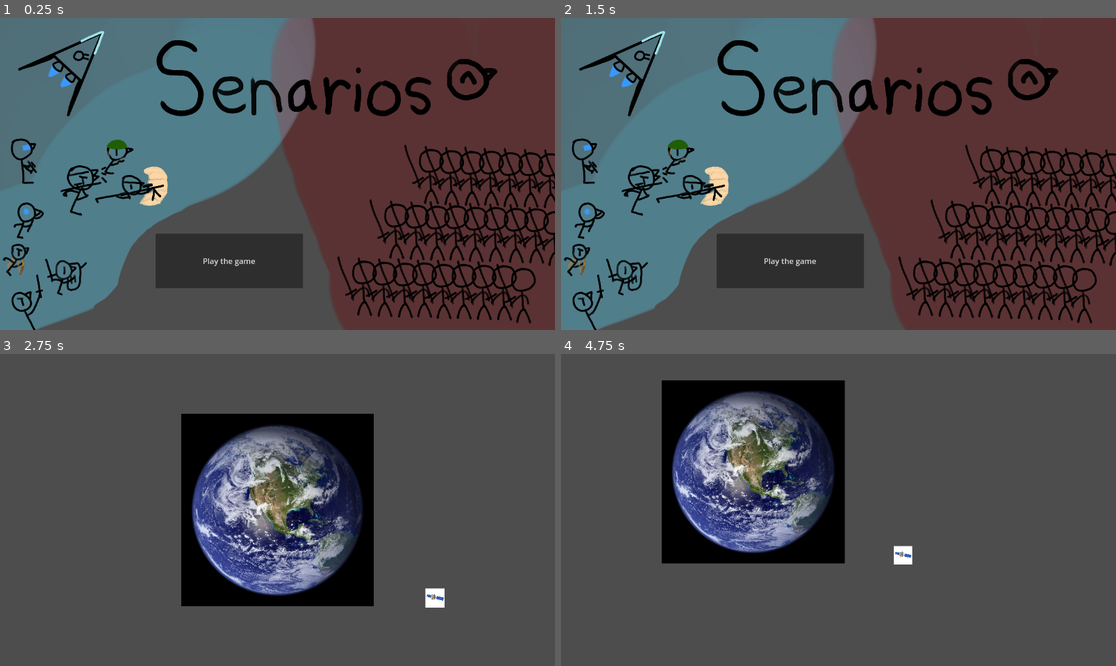
Above: before the commit, frames 1-4 (two rows, left to right).
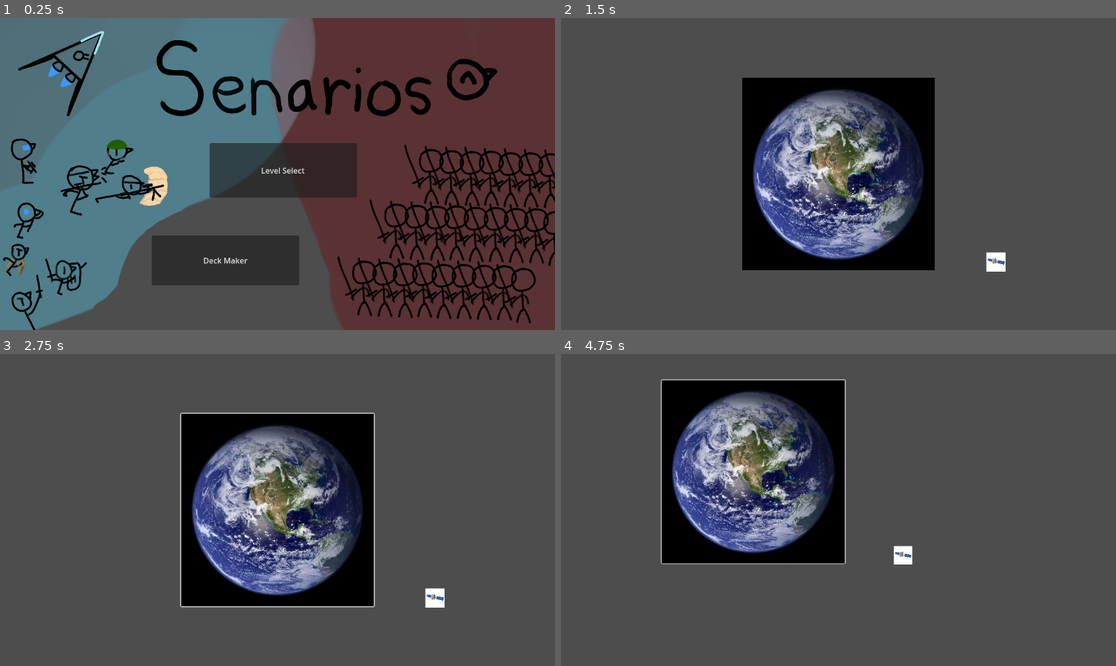
Above: after the commit, the same moments.

Repository: WywySenarios/Senarios
Game: Godot game, scene res://Scenes/main_menu.tscn
Two runs of this game, one before a commit and one after it. Both use one fixed random seed, a clock stepped at 60 frames per second and the inputs below.
Inputs (mouse positions are in pixels of both pictures, inside the frame that each line leads up to):
- Up to frame 1 (0.25 s): no input
- Up to frame 2 (1.5 s): click (844, 170) at 0.5 s, where only the run after the commit has a clickable "Level Select"; click (838, 174) at 1.27 s
- Up to frame 3 (2.75 s): click (227, 597) at 2 s, where only the run before the commit has a clickable "Play the game"
- Up to frame 4 (4.75 s): click (838, 510) at 2.77 s; tap Enter at 3.5 s; move the mouse to (960, 494) at 3.52 s; press the mouse at (960, 494) at 3.53 s; hold D (right) 3.53-4.28 s; tap Mouse wheel down (scroll_down) at 3.8, 4.35 s; tap Space at 4.25 s; move the mouse to (727, 525) at 4.27 s; release the mouse at (727, 525) at 4.28 s; hold S (down) from 4.28 s (still down); tap Mouse wheel up (scroll_up) at 4.55 s

The runs differ from the first frame. In frame 1, 5.3% of the frame differs, in the area x 27-65%, y 40-87%; in frame 2, 91%, in the area x 0-100%, y 0-100%; in frame 3, 0.6%; in frame 4, 0.6%.

Commit message:
Dragging & Card Framework

Diff:
--- a/Scenes/main_menu.tscn
+++ b/Scenes/main_menu.tscn
@@ -1,21 +1,29 @@
 [gd_scene load_steps=3 format=3 uid="uid://dmpuh4k3usl1l"]
 
-[ext_resource type="Script" path="res://scripts/main_menu.gd" id="1_ovtqs"]
+[ext_resource type="Script" path="res://scripts/main_menu/main_menu.gd" id="1_ovtqs"]
 [ext_resource type="Texture2D" uid="uid://cyebdsx2yg0we" path="res://assets/main_menu.png" id="2_tu0g1"]
 
 [node name="Node" type="Node"]
 script = ExtResource("1_ovtqs")
 
-[node name="MainMenu" type="Sprite2D" parent="."]
+[node name="Main Menu Sprite" type="Sprite2D" parent="."]
 position = Vector2(575.889, 323.375)
 scale = Vector2(0.300347, 0.300347)
 texture = ExtResource("2_tu0g1")
 
-[node name="Button" type="Button" parent="."]
-offset_left = 323.0
-offset_top = 448.0
-offset_right = 629.0
-offset_bottom = 561.0
-text = "Play the game"
+[node name="Level Select Button" type="Button" parent="."]
+offset_left = 435.0
+offset_top = 260.0
+offset_right = 741.0
+offset_bottom = 373.0
+text = "Level Select"
 
-[connection signal="button_down" from="Button" to="." method="_on_button_button_down"]
+[node name="Deck Maker Button" type="Button" parent="."]
+offset_left = 315.0
+offset_top = 452.0
+offset_right = 621.0
+offset_bottom = 555.0
+text = "Deck Maker"
+
+[connection signal="button_down" from="Level Select Button" to="." method="_on_button_down" binds= ["level_select"]]
+[connection signal="button_down" from="Deck Maker Button" to="." method="_on_button_down" binds= ["deck_maker"]]
--- a/project.godot
+++ b/project.godot
@@ -18,6 +18,7 @@
 [autoload]
 
 Draggables="*res://scripts/autoload/draggables.gd"
+Global="*res://scripts/autoload/global.gd"
 
 [dotnet]
 
--- /dev/null
+++ b/resources/entity_wywy_wywySwordsman.tres
@@ -0,0 +1,20 @@
+[gd_resource type="Resource" script_class="Entity" load_steps=3 format=3 uid="uid://dfoy7ngp27qfo"]
+
+[ext_resource type="Script" path="res://scripts/card/entity.gd" id="1_d17h0"]
+[ext_resource type="Texture2D" uid="uid://dcxprxb62qkle" path="res://assets/cards/card_images/entity_wywy_wywySwordsman.jpg" id="1_erkn1"]
+
+[resource]
+script = ExtResource("1_d17h0")
+health = 100.0
+hpr = 0.0
+shield = 0.0
+aggressive = true
+currentMove = 0
+moves = Array[Resource("res://scripts/card/move.gd")]([])
+abilities = Array[Resource("res://scripts/card/ability.gd")]([])
+name = "Wywy Swordsman"
+cardType = "Entity"
+generation = 0
+cost = 0.0
+type = Array[String]([])
+image = ExtResource("1_erkn1")
--- a/scenes/deck_maker/deck_maker.tscn
+++ b/scenes/deck_maker/deck_maker.tscn
@@ -1,3 +1,58 @@
-[gd_scene format=3 uid="uid://q1qr8p5b068p"]
+[gd_scene load_steps=8 format=3 uid="uid://q1qr8p5b068p"]
 
-[node name="Node2D" type="Node2D"]
+[ext_resource type="Script" path="res://scripts/deck_maker/deck_maker.gd" id="1_0qm7y"]
+[ext_resource type="PackedScene" uid="uid://l6f4hac8biah" path="res://scenes/deck_maker/deck_maker_card.tscn" id="1_bi0u3"]
+[ext_resource type="Texture2D" uid="uid://dcxprxb62qkle" path="res://assets/cards/card_images/entity_wywy_wywySwordsman.jpg" id="2_csa3g"]
+[ext_resource type="Script" path="res://scripts/card/card.gd" id="3_xsx3l"]
+[ext_resource type="Script" path="res://scripts/Deck Area.gd" id="4_xps3f"]
+
+[sub_resource type="RectangleShape2D" id="RectangleShape2D_urkfn"]
+size = Vector2(1152, 234)
+
+[sub_resource type="Resource" id="Resource_djhsq"]
+script = ExtResource("3_xsx3l")
+name = "Wywy Swordsman"
+cardType = "Entity"
+generation = 0
+cost = 5.0
+type = Array[String](["Wywy"])
+image = ExtResource("2_csa3g")
+
+[node name="Node2D" type="Node2D" groups=["Screen Proportion Dependant"]]
+script = ExtResource("1_0qm7y")
+
+[node name="Deck Area" type="StaticBody2D" parent="." groups=["droppable"]]
+visible = false
+script = ExtResource("4_xps3f")
+
+[node name="ColorRect" type="ColorRect" parent="Deck Area"]
+offset_right = 1152.0
+offset_bottom = 234.0
+
+[node name="CollisionShape2D" type="CollisionShape2D" parent="Deck Area"]
+position = Vector2(576, 117)
+shape = SubResource("RectangleShape2D_urkfn")
+
+[node name="deck_maker_card" parent="." instance=ExtResource("1_bi0u3")]
+position = Vector2(205, 281)
+card = SubResource("Resource_djhsq")
+
+[node name="Control" type="Control" parent="."]
+layout_mode = 3
+anchors_preset = 0
+offset_right = 1152.0
+offset_bottom = 648.0
+
+[node name="GUI Band" type="ColorRect" parent="Control"]
+layout_mode = 1
+anchors_preset = 8
+anchor_left = 0.5
+anchor_top = 0.5
+anchor_right = 0.5
+anchor_bottom = 0.5
+offset_left = -31.0
+offset_top = -10.0
+offset_right = 31.0
+offset_bottom = 10.0
+grow_horizontal = 2
+grow_vertical = 2
--- a/scenes/deck_maker/deck_maker_card.tscn
+++ b/scenes/deck_maker/deck_maker_card.tscn
@@ -1,9 +1,36 @@
-[gd_scene load_steps=2 format=3 uid="uid://l6f4hac8biah"]
+[gd_scene load_steps=3 format=3 uid="uid://l6f4hac8biah"]
 
-[ext_resource type="Texture2D" uid="uid://d2wall8voukvs" path="res://assets/cards/card_images/card_image-Wywy-Revolution-Sniper.png" id="1_6r6mk"]
+[ext_resource type="Script" path="res://scripts/deck_maker/deck_maker_card.gd" id="1_cj40t"]
+
+[sub_resource type="RectangleShape2D" id="RectangleShape2D_y2pvw"]
+size = Vector2(150, 50)
 
 [node name="deck_maker_card" type="Node2D"]
+script = ExtResource("1_cj40t")
 
-[node name="CardImage-wywy-revolution-sniper" type="Sprite2D" parent="."]
-position = Vector2(581, 176)
-texture = ExtResource("1_6r6mk")
+[node name="deck_maker_card" type="Area2D" parent="."]
+
+[node name="CollisionShape2D" type="CollisionShape2D" parent="deck_maker_card"]
+shape = SubResource("RectangleShape2D_y2pvw")
+
+[node name="card_head" type="TextureRect" parent="."]
+anchors_preset = 8
+anchor_left = 0.5
+anchor_top = 0.5
+anchor_right = 0.5
+anchor_bottom = 0.5
+offset_left = -75.0
+offset_top = -25.0
+offset_right = 675.0
+offset_bottom = 225.0
+grow_horizontal = 2
+grow_vertical = 2
+scale = Vector2(0.2, 0.2)
+size_flags_horizontal = 4
+size_flags_vertical = 4
+stretch_mode = 3
+
+[connection signal="body_entered" from="deck_maker_card" to="." method="_on_deck_maker_card_body_entered"]
+[connection signal="body_exited" from="deck_maker_card" to="." method="_on_deck_maker_card_body_exited"]
+[connection signal="mouse_entered" from="deck_maker_card" to="." method="_on_deck_maker_card_mouse_entered"]
+[connection signal="mouse_exited" from="deck_maker_card" to="." method="_on_deck_maker_card_mouse_exited"]
--- a/scenes/level_select/level_select.tscn
+++ b/scenes/level_select/level_select.tscn
@@ -1,12 +1,12 @@
 [gd_scene load_steps=16 format=3 uid="uid://cvhm5x1f535a8"]
 
-[ext_resource type="Script" path="res://scripts/level_select.gd" id="1_kmg4w"]
+[ext_resource type="Script" path="res://scripts/level_select/level_select.gd" id="1_kmg4w"]
 [ext_resource type="PackedScene" uid="uid://bugqujrowi7xs" path="res://scenes/level_select/planet.tscn" id="2_blyx7"]
 [ext_resource type="Texture2D" uid="uid://ccnrjobs06q6o" path="res://assets/celestial_bodies/placeholder_planet (1).jpeg" id="3_oddvb"]
 [ext_resource type="Script" path="res://scripts/level_select/mission.gd" id="4_n0r8t"]
 [ext_resource type="Script" path="res://scripts/level_select/celestial_body.gd" id="5_31i6x"]
 [ext_resource type="Texture2D" uid="uid://byy7x4qkdqwo4" path="res://assets/celestial_bodies/placeholder_satellite.jpg" id="6_o84jk"]
-[ext_resource type="Script" path="res://scripts/Camera.gd" id="7_2js3u"]
+[ext_resource type="Script" path="res://scripts/level_select/Camera.gd" id="7_2js3u"]
 [ext_resource type="PackedScene" uid="uid://d0cn1pui1hlp4" path="res://scenes/level_select/level_select_ui.tscn" id="8_6m3bq"]
 
 [sub_resource type="SpriteFrames" id="SpriteFrames_v6ip0"]
@@ -76,7 +76,7 @@
 position = Vector2(327, 183)
 attributes = SubResource("Resource_x0l02")
 
-[node name="Physics Camera" type="CharacterBody2D" parent="." groups=["draggable"]]
+[node name="Physics Camera" type="CharacterBody2D" parent="." groups=["Screen Proportion Dependant", "draggable"]]
 script = ExtResource("7_2js3u")
 focus_time = 0.5
 
--- a/scenes/level_select/level_select_ui.tscn
+++ b/scenes/level_select/level_select_ui.tscn
@@ -1,6 +1,6 @@
 [gd_scene load_steps=2 format=3 uid="uid://d0cn1pui1hlp4"]
 
-[ext_resource type="Script" path="res://scripts/level_select_ui.gd" id="1_2k1hx"]
+[ext_resource type="Script" path="res://scripts/level_select/level_select_ui.gd" id="1_2k1hx"]
 
 [node name="level_select_UI" type="Control"]
 layout_mode = 3
@@ -24,11 +24,9 @@
 offset_bottom = 23.0
 
 [node name="Mission_Rect" type="ColorRect" parent="Mission"]
-layout_mode = 0
-offset_left = -576.0
-offset_top = -212.0
-offset_right = -403.0
-offset_bottom = -191.0
+layout_mode = 1
+offset_right = 173.0
+offset_bottom = 21.0
 color = Color(0.293504, 0.828482, 0.370183, 1)
 
 [node name="Button 1" type="Button" parent="Mission/Mission_Rect"]
@@ -104,21 +102,19 @@
 
 [node name="Deck_Select" type="Control" parent="."]
 anchors_preset = 0
-offset_left = 476.0
-offset_top = -228.0
-offset_right = 576.0
-offset_bottom = -181.0
+offset_right = 40.0
+offset_bottom = 40.0
 
 [node name="Prompt" type="Label" parent="Deck_Select"]
 layout_mode = 0
+offset_right = 66.0
+offset_bottom = 23.0
+text = "asdfasdf"
+
+[node name="Deck Options" type="Label" parent="Deck_Select"]
+layout_mode = 1
 offset_right = 40.0
 offset_bottom = 23.0
-
-[node name="Deck Options" type="Label" parent="Deck_Select"]
-layout_mode = 0
-offset_right = 40.0
-offset_bottom = 23.0
-text = "aaaaaaaaaaa"
 
 [node name="Button 1" type="Button" parent="Deck_Select/Deck Options"]
 layout_mode = 0
@@ -173,6 +169,7 @@
 layout_mode = 0
 offset_right = 8.0
 offset_bottom = 8.0
+text = "READY"
 
 [connection signal="button_down" from="Mission/Mission_Rect/Button 1" to="." method="on_button_down" binds= ["mission", 1]]
 [connection signal="button_down" from="Mission/Mission_Rect/Button 2" to="." method="on_button_down" binds= ["mission", 2]]
--- /dev/null
+++ b/scripts/Deck Area.gd
@@ -0,0 +1,14 @@
+extends StaticBody2D
+
+
+# Called when the node enters the scene tree for the first time.
+func _ready():
+	modulate = Color(modulate, 0.5)
+
+
+# Called every frame. 'delta' is the elapsed time since the previous frame.
+func _process(delta):
+	pass
+
+func setVisibility(visibility: bool):
+	visible = visibility
--- a/scripts/autoload/draggables.gd
+++ b/scripts/autoload/draggables.gd
@@ -10,3 +10,11 @@
 # Called every frame. 'delta' is the elapsed time since the previous frame.
 func _process(delta):
 	pass
+
+func startDragging():
+	get_tree().call_group("droppable", "setVisibility", true)
+	is_dragging = true
+
+func stopDragging():
+	get_tree().call_group("droppable", "setVisibility", false)
+	is_dragging = false
--- /dev/null
+++ b/scripts/autoload/global.gd
@@ -0,0 +1,7 @@
+extends Node
+
+var screen_size: Vector2
+
+func reprocess_screen_size():
+	screen_size = get_viewport().get_visible_rect().size
+	get_tree().call_group("Screen Proportion Dependant", "reprocess_screen_size")
--- /dev/null
+++ b/scripts/card/ability.gd
@@ -0,0 +1 @@
+class_name Ability extends Resource
--- /dev/null
+++ b/scripts/card/card.gd
@@ -0,0 +1,9 @@
+extends Resource
+class_name Card
+
+@export var name : String = "N/A"
+@export var cardType : String = ""
+@export_range(1, 6) var generation : int
+@export var cost : float = 0
+@export var type : Array[String]
+@export var image : CompressedTexture2D
--- /dev/null
+++ b/scripts/card/deck.gd
@@ -0,0 +1,4 @@
+extends Resource
+
+@export var name : String
+@export var cards : Array[Card]
--- /dev/null
+++ b/scripts/card/entity.gd
@@ -0,0 +1,24 @@
+class_name Entity extends Card
+
+@export var health : float = 1
+@export var hpr : float = 0
+@export var shield : float = 0
+var attackMultiplier # multiplicative
+var attackBonus # linear---added after attack multiplier
+
+var defenseMultiplier # divides damage done to the current card
+var defenseBonus # linear---danage reduction after defense multiplier
+@export var aggressive : bool = true
+var statusEffects # status effects that currently apply to this card
+@export var currentMove : int = 0 # current move that is selected (index of "moves" array)
+@export var moves : Array[Move]
+@export var abilities : Array[Ability]
+
+func hurt(damage):
+	damage /= defenseMultiplier
+	if (damage > defenseBonus):
+		health -= damage - defenseBonus
+	# if the above if statement is not true, the damage is 0, either to start or because of damage reduction.
+
+func execute(target):
+	moves[currentMove].execute(target, self)
--- /dev/null
+++ b/scripts/card/move.gd
@@ -0,0 +1,8 @@
+class_name Move extends Resource
+
+@export var name : String = "N/A"
+@export var tooltip : String = ""
+@export var quick_tooltip : String = ""
+
+func execute(target, parent):
+	assert(false, "This is an empty move. Please consider reporting the problem.")
--- /dev/null
+++ b/scripts/card/moves/AttackDirect.gd
@@ -0,0 +1,7 @@
+class_name AttackDirect extends Move
+
+@export var base_damage : int = 0
+
+func execute(target, parent):
+	if (parent.aggressive):
+		target.hurt((base_damage * parent.attackMultiplier) + parent.attackBonus)
--- /dev/null
+++ b/scripts/card/special.gd
@@ -0,0 +1,7 @@
+class_name Special extends Card
+
+@export var charges : int = 1
+@export var chargeRegen : int = 0
+@export var sacrificial : String
+@export var move : Move
+@export var abilities : Array[Ability]
--- /dev/null
+++ b/scripts/deck_maker/deck_maker.gd
@@ -0,0 +1,18 @@
+extends Node2D
+
+
+# Called when the node enters the scene tree for the first time.
+func _ready():
+	Global.reprocess_screen_size() # make sure that everyone is updated on the latest screen_size
+
+func reprocess_screen_size():
+	$"Control/GUI Band".set_anchors_preset(Control.PRESET_CENTER)
+	$"Control/GUI Band".grow_horizontal = Control.GROW_DIRECTION_BOTH
+	$"Control/GUI Band".grow_vertical = Control.GROW_DIRECTION_BOTH
+
+	$"Control/GUI Band".size = Global.screen_size * 0.5
+	# CONTROL.PRESET_MODE_KEEP_SIZE
+
+# Called every frame. 'delta' is the elapsed time since the previous frame.
+func _process(delta):
+	pass
--- /dev/null
+++ b/scripts/deck_maker/deck_maker_card.gd
@@ -0,0 +1,55 @@
+extends Node2D
+
+@export var card : Card
+var in_deck = false
+var draggable = false
+var is_inside_droppable = false
+var body_ref
+
+var offset: Vector2
+var initialPos: Vector2
+
+func _ready():
+	$card_head.texture = card.image
+
+# Called every frame. 'delta' is the elapsed time since the previous frame.
+func _process(delta):
+	if draggable and not in_deck:
+		if Input.is_action_just_pressed("click"):
+			initialPos = global_position
+			Draggables.startDragging()
+			offset = get_global_mouse_position() - global_position
+		elif Input.is_action_pressed("click"):
+			global_position = get_global_mouse_position() - offset
+		elif Input.is_action_just_released("click"):
+			Draggables.stopDragging()
+
+			if is_inside_droppable:
+				get_tree().create_tween().tween_property(self, "position", body_ref.position, 0.2).set_ease(Tween.EASE_OUT)
+
+			else:
+				get_tree().create_tween().tween_property(self, "global_position", initialPos, 0.2).set_ease(Tween.EASE_OUT)
+
+
+
+func _on_deck_maker_card_mouse_entered():
+	if not Draggables.is_dragging:
+		draggable = true
+		scale = Vector2(1.05, 1.05)
+
+
+func _on_deck_maker_card_mouse_exited():
+	if not Draggables.is_dragging:
+		draggable = false
+		scale = Vector2(1, 1)
+
+
+func _on_deck_maker_card_body_entered(body):
+	if body.is_in_group("droppable"):
+		is_inside_droppable = true
+		body_ref = body
+
+
+func _on_deck_maker_card_body_exited(body):
+	if body.is_in_group("droppable"):
+		is_inside_droppable = false
--- a/scripts/Camera.gd
+++ b/scripts/level_select/Camera.gd
@@ -6,8 +6,6 @@
 
 # maybe 0.01 is better?
 @export var movement_deadzone : float = 0.05 # percentage of screen size
-
-var screen_size
 
 var dragging = false
 var moving_time = 0
@@ -25,15 +23,14 @@
 signal update_activity(pos, max_distance)
 
 func _ready():
-	reprocess_screen_size()
+	Global.reprocess_screen_size()
 
 func reprocess_screen_size():
-	screen_size = $Camera.get_viewport_rect().size
-	$HUD.reprocess_screen_size(screen_size)
+	$HUD.reprocess_screen_size(Global.screen_size)
 
 	# rescale backgrounds to fit
 	screen_size_update.emit()
-	deadzone_length = screen_size.length() * (movement_deadzone / 100)
+	deadzone_length = Global.screen_size.length() * (movement_deadzone / 100)
 
 # Called every frame. 'delta' is the elapsed time since the previous frame.
 func _process(delta):
--- a/scripts/level_select.gd
+++ b/scripts/level_select/level_select.gd
@@ -34,11 +34,11 @@
 	get_tree().call_group(group_name, "hide")
 
 func show_group(group_name):
-	get_tree().call_group(group_name, "is_in_view", $"Physics Camera/Camera".position, $"Physics Camera".screen_size / $"Physics Camera/Camera".zoom.x)
+	get_tree().call_group(group_name, "is_in_view", $"Physics Camera/Camera".position, Global.screen_size / $"Physics Camera/Camera".zoom.x)
 
 func view_changed(): # function called by $"Physics Camera" when an object has the potential to have moved on or off screen
 	for i in active_groups:
-		get_tree().call_group(i, "is_in_view", $"Physics Camera/Camera".position, $"Physics Camera".screen_size / $"Physics Camera/Camera".zoom.x)
+		get_tree().call_group(i, "is_in_view", $"Physics Camera/Camera".position, Global.screen_size / $"Physics Camera/Camera".zoom.x)
 
 func focus(node):
 	$"Physics Camera".focus(node)
--- a/scripts/level_select_ui.gd
+++ b/scripts/level_select/level_select_ui.gd
@@ -4,7 +4,9 @@
 var mission_page_number = 0
 var current_scroll = 0
 var num_slides
+
 var screen_size = Vector2.ZERO
+var selection_button_size = Vector2.ZERO
 
 # Called when the node enters the scene tree for the first time.
 func _ready():
@@ -19,6 +21,9 @@
 func reprocess_screen_size(_screen_size):
 	screen_size = _screen_size
 	size = _screen_size
+	selection_button_size.x = screen_size.x / 4.0
+	selection_button_size.y = screen_size.y / 6.0
+
 	$"Mission/Planet Name".position = screen_size * -0.5
 
 	$"Mission/Mission_Rect".size.x = screen_size.x * (1/6)
@@ -27,23 +32,24 @@
 
 	var a = 0
 	for b in $"Mission/Mission_Rect".get_children():
-		b.size.x = screen_size.x / 4.0
-		b.size.y = screen_size.y / 6.0
+		b.size = selection_button_size
 		b.position.y = screen_size.y * a / 6.0
 		a += 1
 
 
 	# Deck options position & sizing
+	$"Deck_Select/Prompt".position.x = screen_size.x * 0.5
+	$"Deck_Select/Prompt".position.y = screen_size.y * -0.5
 
 	$"Deck_Select/Deck Options".size.x = screen_size.x * (1.0 / 6.0)
 	$"Deck_Select/Deck Options".position.x = screen_size.x * (0.5 - (1.0 / 4.0))
+	#$"Deck_Select/Deck Options".position.x = 0
 	$"Deck_Select/Deck Options".position.y = $"Mission/Mission_Rect".position.y
 
 	a = 0
 	for b in $"Deck_Select/Deck Options".get_children():
-		b.size.x = screen_size.x / 4.0
-		b.size.y = screen_size.y / 6.0
-		#b.position.y = screen_size.y * a / 6.0
+		b.size = selection_button_size
+		b.position.y = screen_size.y * a / 6.0
 		a += 1
 
 
@@ -51,7 +57,7 @@
 	$"Ready Button".position.x = -screen_size.x * 1.0 / 8.0
 	$"Ready Button".position.y = -screen_size.y * (0.5 - 1.0 / 6.0)
 	$"Ready Button".size.x = screen_size.x / 4.0
-	$"Ready Button".size.y = screen_size.y  / 6.0
+	$"Ready Button".size.y = screen_size.y / 6.0
 
 func focus(node):
 	$"Mission/Planet Name".text = node.attributes.name
--- a/scripts/main_menu.gd
+++ b/scripts/main_menu/main_menu.gd
@@ -9,6 +9,5 @@
 func _process(delta):
 	pass
 
-
-func _on_button_button_down():
-	get_tree().change_scene_to_file("res://scenes/level_select/level_select.tscn")
+func _on_button_down(type):
+	get_tree().change_scene_to_file("res://scenes/" + type + "/" + type + ".tscn")
--- /dev/null
+++ b/scripts/visual_card.gd
@@ -0,0 +1,12 @@
+extends Node2D
+
+@export var card : Card
+
+# Called when the node enters the scene tree for the first time.
+func _ready():
+	$Image.texture = card.image
+
+
+# Called every frame. 'delta' is the elapsed time since the previous frame.
+func _process(delta):
+	pass
Binary file added: assets/cards/card_images/entity_wywy_wywySwordsman.jpg
Not shown, added: assets/cards/card_images/entity_wywy_wywySwordsman.jpg.import
Renamed: card_level.tscn -> scenes/card_level.tscn
